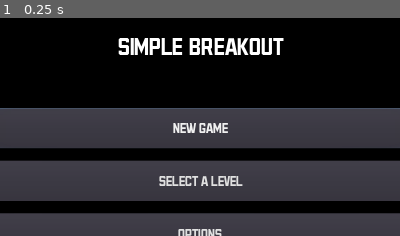
Above: before the commit, frame 1.
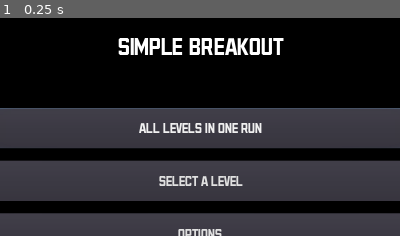
Above: after the commit, the same moment.

Repository: AlixBarreaux/simple-breakout
Game: Godot game, scene res://Scenes/GUI/MainMenu.tscn
Same seed, same stepped clock (60 frames per second), same inputs: the game is played once before the commit and once after it.
Inputs:
- Up to frame 1 (0.25 s): no input
The pictures show only the part of the screen within x 25-75%, y 0-50%; the shares and areas given below are measured in that part.

The runs differ from the first frame. In frame 1, 1.0% of the frame differs, in the area x 34-66%, y 48-53%.

Commit message:
Modify the LevelSelectionMenu and the LevelSelectionButton. Also modify a lot of minor things.

Diff:
--- a/Scenes/GUI/LevelSelectionButton.tscn
+++ b/Scenes/GUI/LevelSelectionButton.tscn
@@ -20,35 +20,15 @@
 "_editor_description_": ""
 }
 
-[node name="VBoxContainer" type="VBoxContainer" parent="."]
+[node name="NameLabel" type="Label" parent="."]
+self_modulate = Color( 0.0901961, 0.0901961, 0.0901961, 1 )
 anchor_right = 1.0
 anchor_bottom = 1.0
-margin_top = 40.0
-margin_right = -1361.0
-margin_bottom = -705.0
-custom_constants/separation = 40
-alignment = 1
+align = 1
+valign = 1
 __meta__ = {
 "_edit_use_anchors_": false,
 "_editor_description_": ""
 }
 
-[node name="NameLabel" type="Label" parent="VBoxContainer"]
-self_modulate = Color( 0.0901961, 0.0901961, 0.0901961, 1 )
-margin_bottom = 14.0
-align = 1
-valign = 1
-__meta__ = {
-"_editor_description_": ""
-}
-
-[node name="PreviewImage" type="TextureRect" parent="VBoxContainer"]
-margin_top = 54.0
-margin_bottom = 54.0
-size_flags_horizontal = 3
-size_flags_vertical = 3
-__meta__ = {
-"_editor_description_": ""
-}
-
 [connection signal="pressed" from="." to="." method="_on_LevelSelectionButton_pressed"]
--- a/Scenes/GUI/LevelSelectionMenu.tscn
+++ b/Scenes/GUI/LevelSelectionMenu.tscn
@@ -1,9 +1,8 @@
-[gd_scene load_steps=7 format=2]
+[gd_scene load_steps=6 format=2]
 
 [ext_resource path="res://Resources/Fonts/Dynamic_Fonts_Data/legend_dynamicfontdata.tres" type="DynamicFontData" id=1]
 [ext_resource path="res://Scenes/GUI/LevelSelectionButton.tscn" type="PackedScene" id=2]
 [ext_resource path="res://Resources/Themes/main_theme.tres" type="Theme" id=3]
-[ext_resource path="res://Miscellaneous/game_icon.png" type="Texture" id=4]
 [ext_resource path="res://Scripts/GUI/level_selection_menu.gd" type="Script" id=6]
 
 [sub_resource type="DynamicFont" id=1]
@@ -43,25 +42,151 @@
 "_editor_description_": ""
 }
 
-[node name="LevelSelectionButton" parent="ColorRect" instance=ExtResource( 2 )]
-margin_left = 40.2596
-margin_right = 659.26
+[node name="ScrollContainer" type="ScrollContainer" parent="ColorRect"]
+anchor_left = 0.5
+anchor_top = 0.5
+anchor_right = 0.5
+anchor_bottom = 0.5
+margin_left = -664.0
+margin_top = -307.0
+margin_right = 664.0
+margin_bottom = 307.0
+scroll_horizontal_enabled = false
+__meta__ = {
+"_edit_use_anchors_": false
+}
+
+[node name="VBoxContainer" type="VBoxContainer" parent="ColorRect/ScrollContainer"]
+margin_right = 1328.0
+margin_bottom = 614.0
+size_flags_horizontal = 3
+size_flags_vertical = 3
+custom_constants/separation = 70
+alignment = 1
+__meta__ = {
+"_edit_use_anchors_": false
+}
+
+[node name="HBoxContainer" type="HBoxContainer" parent="ColorRect/ScrollContainer/VBoxContainer"]
+margin_right = 1328.0
+margin_bottom = 158.0
+size_flags_horizontal = 3
+size_flags_vertical = 3
+custom_constants/separation = 50
+__meta__ = {
+"_edit_use_anchors_": false,
+"_editor_description_": ""
+}
+
+[node name="LevelSelectionButton" parent="ColorRect/ScrollContainer/VBoxContainer/HBoxContainer" instance=ExtResource( 2 )]
+margin_top = 0.0
+margin_right = 409.0
+margin_bottom = 158.0
+size_flags_horizontal = 3
+size_flags_vertical = 3
 level_name = "Level Test"
-preview_image_stream_texture = ExtResource( 4 )
-level_to_load_path = "res://Scenes/Levels/LevelTest.tscn"
-
-[node name="LevelSelectionButton2" parent="ColorRect" instance=ExtResource( 2 )]
-margin_left = 690.77
-margin_right = 1309.77
+level_to_load_path = "res://Scenes/Levels/LevelTest.tscn"
+
+[node name="LevelSelectionButton2" parent="ColorRect/ScrollContainer/VBoxContainer/HBoxContainer" instance=ExtResource( 2 )]
+margin_left = 459.0
+margin_top = 0.0
+margin_right = 868.0
+margin_bottom = 158.0
+size_flags_horizontal = 3
+size_flags_vertical = 3
 level_name = "First Steps"
-preview_image_stream_texture = ExtResource( 4 )
 level_to_load_path = "res://Scenes/Levels/Level1.tscn"
 
-[node name="LevelSelectionButton3" parent="ColorRect" instance=ExtResource( 2 )]
-margin_left = 1334.92
-margin_right = 1953.92
+[node name="LevelSelectionButton3" parent="ColorRect/ScrollContainer/VBoxContainer/HBoxContainer" instance=ExtResource( 2 )]
+margin_left = 918.0
+margin_top = 0.0
+margin_right = 1328.0
+margin_bottom = 158.0
+size_flags_horizontal = 3
+size_flags_vertical = 3
 level_name = "Level 2"
-preview_image_stream_texture = ExtResource( 4 )
+level_to_load_path = "res://Scenes/Levels/LevelTest.tscn"
+
+[node name="HBoxContainer2" type="HBoxContainer" parent="ColorRect/ScrollContainer/VBoxContainer"]
+margin_top = 228.0
+margin_right = 1328.0
+margin_bottom = 386.0
+size_flags_horizontal = 3
+size_flags_vertical = 3
+custom_constants/separation = 50
+__meta__ = {
+"_edit_use_anchors_": false,
+"_editor_description_": ""
+}
+
+[node name="LevelSelectionButton" parent="ColorRect/ScrollContainer/VBoxContainer/HBoxContainer2" instance=ExtResource( 2 )]
+margin_top = 0.0
+margin_right = 409.0
+margin_bottom = 158.0
+size_flags_horizontal = 3
+size_flags_vertical = 3
+level_name = "Level Test"
+level_to_load_path = "res://Scenes/Levels/LevelTest.tscn"
+
+[node name="LevelSelectionButton2" parent="ColorRect/ScrollContainer/VBoxContainer/HBoxContainer2" instance=ExtResource( 2 )]
+margin_left = 459.0
+margin_top = 0.0
+margin_right = 868.0
+margin_bottom = 158.0
+size_flags_horizontal = 3
+size_flags_vertical = 3
+level_name = "First Steps"
+level_to_load_path = "res://Scenes/Levels/Level1.tscn"
+
+[node name="LevelSelectionButton3" parent="ColorRect/ScrollContainer/VBoxContainer/HBoxContainer2" instance=ExtResource( 2 )]
+margin_left = 918.0
+margin_top = 0.0
+margin_right = 1328.0
+margin_bottom = 158.0
+size_flags_horizontal = 3
+size_flags_vertical = 3
+level_name = "Level 2"
+level_to_load_path = "res://Scenes/Levels/LevelTest.tscn"
+
+[node name="HBoxContainer3" type="HBoxContainer" parent="ColorRect/ScrollContainer/VBoxContainer"]
+margin_top = 456.0
+margin_right = 1328.0
+margin_bottom = 614.0
+size_flags_horizontal = 3
+size_flags_vertical = 3
+custom_constants/separation = 50
+__meta__ = {
+"_edit_use_anchors_": false,
+"_editor_description_": ""
+}
+
+[node name="LevelSelectionButton" parent="ColorRect/ScrollContainer/VBoxContainer/HBoxContainer3" instance=ExtResource( 2 )]
+margin_top = 0.0
+margin_right = 409.0
+margin_bottom = 158.0
+size_flags_horizontal = 3
+size_flags_vertical = 3
+level_name = "Level Test"
+level_to_load_path = "res://Scenes/Levels/LevelTest.tscn"
+
+[node name="LevelSelectionButton2" parent="ColorRect/ScrollContainer/VBoxContainer/HBoxContainer3" instance=ExtResource( 2 )]
+margin_left = 459.0
+margin_top = 0.0
+margin_right = 868.0
+margin_bottom = 158.0
+size_flags_horizontal = 3
+size_flags_vertical = 3
+level_name = "First Steps"
+level_to_load_path = "res://Scenes/Levels/Level1.tscn"
+
+[node name="LevelSelectionButton3" parent="ColorRect/ScrollContainer/VBoxContainer/HBoxContainer3" instance=ExtResource( 2 )]
+margin_left = 918.0
+margin_top = 0.0
+margin_right = 1328.0
+margin_bottom = 158.0
+size_flags_horizontal = 3
+size_flags_vertical = 3
+level_name = "Level 2"
 level_to_load_path = "res://Scenes/Levels/LevelTest.tscn"
 
 [node name="BackButton" type="Button" parent="."]
--- a/Scenes/GUI/MainMenu.tscn
+++ b/Scenes/GUI/MainMenu.tscn
@@ -70,7 +70,7 @@
 size_flags_horizontal = 3
 size_flags_vertical = 3
 custom_fonts/font = ExtResource( 1 )
-text = "new game"
+text = "all levels in one run"
 
 [node name="SelectLevelButton" type="Button" parent="ColorRect/ButtonsContainer"]
 margin_top = 130.0
--- a/Scenes/Levels/Level.tscn
+++ b/Scenes/Levels/Level.tscn
@@ -86,8 +86,6 @@
 "_edit_use_anchors_": false
 }
 
-[node name="Music" type="AudioStreamPlayer" parent="."]
-
 [connection signal="timeout" from="LevelTransitionTimer" to="." method="_on_LevelTransitionTimer_timeout"]
 
 [editable path="Balls"]
--- a/Scenes/Levels/Level1.tscn
+++ b/Scenes/Levels/Level1.tscn
@@ -1,8 +1,7 @@
-[gd_scene load_steps=4 format=2]
+[gd_scene load_steps=3 format=2]
 
 [ext_resource path="res://Scenes/Levels/Level.tscn" type="PackedScene" id=1]
 [ext_resource path="res://Scenes/Bricks/Brick.tscn" type="PackedScene" id=2]
-[ext_resource path="res://Assets/Sound/Music/chiptune_roller_derby.ogg" type="AudioStream" id=5]
 
 [node name="Level1" instance=ExtResource( 1 )]
 next_level_to_load_path = "res://Scenes/Levels/Level2.tscn"
@@ -57,10 +56,6 @@
 [node name="CollisionPolygon2D" parent="Bricks/TriangleBrick20" index="1"]
 polygon = PoolVector2Array( 90, 0, 0, 60, 72.03, 60, 180, 60 )
 
-[node name="Music" parent="." index="6"]
-stream = ExtResource( 5 )
-autoplay = true
-
 [editable path="Bricks/TriangleBrick19"]
 [editable path="Bricks/TriangleBrick20"]
 [editable path="Balls"]
--- a/Scenes/Levels/Level3.tscn
+++ b/Scenes/Levels/Level3.tscn
@@ -143,22 +143,6 @@
 [node name="CollisionPolygon2D" parent="Bricks/BrickHealth" index="2"]
 polygon = PoolVector2Array( 90, 0, 0, 60, 72.03, 60, 180, 60 )
 
-[connection signal="health_decreased" from="Bricks/BrickInvisible2/HealthManager" to="Bricks/BrickInvisible2/InvisibilityManager" method="_on_HealthManager_health_decreased"]
-[connection signal="health_decreased" from="Bricks/BrickInvisible3/HealthManager" to="Bricks/BrickInvisible3/InvisibilityManager" method="_on_HealthManager_health_decreased"]
-[connection signal="health_decreased" from="Bricks/BrickInvisible4/HealthManager" to="Bricks/BrickInvisible4/InvisibilityManager" method="_on_HealthManager_health_decreased"]
-[connection signal="health_decreased" from="Bricks/BrickInvisible5/HealthManager" to="Bricks/BrickInvisible5/InvisibilityManager" method="_on_HealthManager_health_decreased"]
-[connection signal="health_decreased" from="Bricks/BrickInvisible6/HealthManager" to="Bricks/BrickInvisible6/InvisibilityManager" method="_on_HealthManager_health_decreased"]
-[connection signal="health_decreased" from="Bricks/BrickInvisible7/HealthManager" to="Bricks/BrickInvisible7/InvisibilityManager" method="_on_HealthManager_health_decreased"]
-[connection signal="health_decreased" from="Bricks/BrickInvisible9/HealthManager" to="Bricks/BrickInvisible9/InvisibilityManager" method="_on_HealthManager_health_decreased"]
-[connection signal="health_decreased" from="Bricks/BrickInvisible10/HealthManager" to="Bricks/BrickInvisible10/InvisibilityManager" method="_on_HealthManager_health_decreased"]
-[connection signal="health_decreased" from="Bricks/BrickInvisible11/HealthManager" to="Bricks/BrickInvisible11/InvisibilityManager" method="_on_HealthManager_health_decreased"]
-[connection signal="health_decreased" from="Bricks/BrickInvisible12/HealthManager" to="Bricks/BrickInvisible12/InvisibilityManager" method="_on_HealthManager_health_decreased"]
-[connection signal="health_decreased" from="Bricks/BrickInvisible14/HealthManager" to="Bricks/BrickInvisible14/InvisibilityManager" method="_on_HealthManager_health_decreased"]
-[connection signal="health_decreased" from="Bricks/BrickInvisible15/HealthManager" to="Bricks/BrickInvisible15/InvisibilityManager" method="_on_HealthManager_health_decreased"]
-[connection signal="health_decreased" from="Bricks/BrickInvisible16/HealthManager" to="Bricks/BrickInvisible16/InvisibilityManager" method="_on_HealthManager_health_decreased"]
-[connection signal="health_decreased" from="Bricks/BrickInvisible13/HealthManager" to="Bricks/BrickInvisible13/InvisibilityManager" method="_on_HealthManager_health_decreased"]
-[connection signal="health_decreased" from="Bricks/BrickInvisible8/HealthManager" to="Bricks/BrickInvisible8/InvisibilityManager" method="_on_HealthManager_health_decreased"]
-
 [editable path="Bricks/Brick11"]
 [editable path="Bricks/Brick13"]
 [editable path="Bricks/Brick12"]
--- a/Scenes/Levels/Level4.tscn
+++ b/Scenes/Levels/Level4.tscn
@@ -93,8 +93,6 @@
 [node name="BrickHealth24" parent="Bricks" index="24" instance=ExtResource( 3 )]
 position = Vector2( 510, 570 )
 
-[connection signal="health_decreased" from="Bricks/BrickInvisible/HealthManager" to="Bricks/BrickInvisible/InvisibilityManager" method="_on_HealthManager_health_decreased"]
-
 [editable path="Bricks/BrickInvisible"]
 [editable path="Bricks/BrickHealth"]
 [editable path="Bricks/BrickHealth2"]
--- a/Scenes/Levels/Level7.tscn
+++ b/Scenes/Levels/Level7.tscn
@@ -131,7 +131,7 @@
 position = Vector2( -240, 400 )
 
 [node name="Position2D" parent="Bricks/BrickTeleporting2/TeleportingManager/TeleportLocations" index="0"]
-position = Vector2( 320, 800 )
+position = Vector2( 320, 200 )
 
 [node name="Position2D2" parent="Bricks/BrickTeleporting2/TeleportingManager/TeleportLocations" index="1"]
 position = Vector2( 1600, 560 )
--- a/Scenes/Levels/LevelTest.tscn
+++ b/Scenes/Levels/LevelTest.tscn
@@ -1,8 +1,7 @@
-[gd_scene load_steps=6 format=2]
+[gd_scene load_steps=5 format=2]
 
 [ext_resource path="res://Scenes/Levels/Level.tscn" type="PackedScene" id=1]
 [ext_resource path="res://Scenes/Bricks/Brick.tscn" type="PackedScene" id=2]
-[ext_resource path="res://Scenes/Bricks/BrickTeleporting.tscn" type="PackedScene" id=3]
 
 [sub_resource type="RectangleShape2D" id=1]
 extents = Vector2( 928.202, 78.0024 )
@@ -26,27 +25,6 @@
 [node name="Brick2" parent="Bricks" index="0" instance=ExtResource( 2 )]
 position = Vector2( 960, 740 )
 
-[node name="BrickTeleporting" parent="Bricks" index="1" groups=[
-"bricks",
-] instance=ExtResource( 3 )]
-position = Vector2( 80, 80 )
-
-[node name="HealthManager" parent="Bricks/BrickTeleporting" index="0"]
-current_health = 5
-max_health = 5
-
-[node name="Polygon2D" parent="Bricks/BrickTeleporting" index="1"]
-polygon = PoolVector2Array( 0, 0, 0, 60, 180, 60, 180, 0 )
-
-[node name="TeleportingManager" parent="Bricks/BrickTeleporting" index="3"]
-teleport_randomly = false
-
-[node name="Position2D" parent="Bricks/BrickTeleporting/TeleportingManager/TeleportLocations" index="0"]
-position = Vector2( 80, 80 )
-
-[node name="Position2D2" parent="Bricks/BrickTeleporting/TeleportingManager/TeleportLocations" index="1"]
-position = Vector2( 1680, 80 )
-
 [node name="Floor" type="StaticBody2D" parent="Terrain" index="1"]
 position = Vector2( 2070, 1030 )
 rotation = 1.57079
@@ -66,6 +44,4 @@
 [node name="Ball" parent="Balls" index="0"]
 position = Vector2( 1000, 870 )
 
-[editable path="Bricks/BrickTeleporting"]
-[editable path="Bricks/BrickTeleporting/TeleportingManager"]
 [editable path="Balls"]
--- a/Scripts/GUI/level_selection_button.gd
+++ b/Scripts/GUI/level_selection_button.gd
@@ -5,17 +5,14 @@
 # ----------------------------- DECLARE VARIABLES ------------------------------
 
 
-#export var level_to_load: PackedScene = null
 export var level_name: String = ""
-export var preview_image_stream_texture: StreamTexture = null
 
 
 var game_scene_path: String = "res://Scenes/Game.tscn"
 export var level_to_load_path: String = ""
 
 
-onready var name_label: Label = $VBoxContainer/NameLabel
-onready var preview_image: TextureRect = $VBoxContainer/PreviewImage
+onready var name_label: Label = $NameLabel
 
 
 # ---------------------------------- RUN CODE ----------------------------------
@@ -32,8 +29,6 @@
 func _initialize_asserts() -> void:
 #	# The Level Name must be provided in the inspector!
 	assert(self.level_name != "")
-#	# A preview Image must be provided in the inspector!
-	assert(self.preview_image_stream_texture != null)
 
 
 	# The Button's text will be set by the script.
@@ -43,15 +38,8 @@
 	assert(self.level_to_load_path != "")
 
 
-
-
-
 func _initialize() -> void:
 	self.name_label.text = self.level_name
-	self.preview_image.texture = self.preview_image_stream_texture
-
-
-
 
 
 func _on_LevelSelectionButton_pressed() -> void:
@@ -59,16 +47,12 @@
 #	error_code = self.get_tree().change_scene_to(self.level_to_load)
 
 
-
-
-	# TEST
-	# DISABLE LIVES
+	# Disable lives
 	Global.set_enable_lives(false)
 
 	error_code = self.get_tree().change_scene(self.game_scene_path)
 	Global.set_level_to_load_path(self.level_to_load_path)
 	Global.set_load_next_level(true)
-	# END TEST
 
 
 
@@ -81,7 +65,3 @@
 #	else:
 #		printerr("(!) ERROR: In level_selection_button.gd")
 #		printerr("(!) Unkown error!")
-
-
-#func load_level(scene_path: String) -> void:
-#	self.get_tree().change_scene("res://Scenes/Main.tscn")
--- a/Scripts/GUI/level_selection_menu.gd
+++ b/Scripts/GUI/level_selection_menu.gd
@@ -4,7 +4,7 @@
 
 # ----------------------------- DECLARE VARIABLES ------------------------------
 
-onready var first_button_to_focus: Button = $ColorRect/LevelSelectionButton
+onready var first_button_to_focus: Button = $ColorRect/ScrollContainer/VBoxContainer/HBoxContainer/LevelSelectionButton
 onready var back_button_pressed: Button = $BackButton
 
 
@@ -17,9 +17,9 @@
 
 func _on_LevelSelectionMenu_visibility_changed() -> void:
 	if self.visible:
-		$ColorRect/LevelSelectionButton.grab_focus()
+		$ColorRect/ScrollContainer/VBoxContainer/HBoxContainer/LevelSelectionButton.grab_focus()
 
 
 func _on_BackButton_pressed() -> void:
-	$ColorRect/LevelSelectionButton.release_focus()
+	$ColorRect/ScrollContainer/VBoxContainer/HBoxContainer/LevelSelectionButton.release_focus()
 	self.hide()
--- a/Scripts/GUI/sound_control_menu.gd
+++ b/Scripts/GUI/sound_control_menu.gd
@@ -12,6 +12,7 @@
 
 
 # ---------------------------------- RUN CODE ----------------------------------
+
 
 func _ready() -> void:
 	self._initialize_asserts()
--- a/Scripts/GUI/volume_controller.gd
+++ b/Scripts/GUI/volume_controller.gd
@@ -13,6 +13,7 @@
 onready var audio_bus_index: int = AudioServer.get_bus_index(self.audio_bus_name)
 
 # ---------------------------------- RUN CODE ----------------------------------
+
 
 func _ready() -> void:
 #	self._initialize_asserts()
--- a/Scripts/ball.gd
+++ b/Scripts/ball.gd
@@ -20,8 +20,6 @@
 
 # ---------------------------------- RUN CODE ----------------------------------
 
-
-
 func _ready() -> void:
 	# Prevent the ball from moving until the player
 	# Presses launch_ball key
@@ -38,13 +36,13 @@
 
 	var collision: KinematicCollision2D = self.move_and_collide(self.velocity * delta * self.current_speed)
 	if collision:
-		# TEST
+
 		if collision.collider is Paddle:
 			self.direction = get_bounce_direction(collision)
 			self.direction.bounce(collision.normal)
 #			var reflect = collision.remainder.bounce(collision.normal)
 		else:
-		# END TEST
+
 			self.direction = self.direction.bounce(collision.normal)
 #			var reflect = collision.remainder.bounce(collision.normal)
 #			reflect = self.move_and_collide(reflect)
@@ -102,8 +100,6 @@
 	self.set_global_position(self.spawn_position)
 
 
-
-# TEST
 func _enable() -> void:
 	print(self.name + " _enable() !")
 	self.set_physics_process(true)
@@ -113,7 +109,6 @@
 
 
 func _disable() -> void:
-	print(self.name + " _disable() !")
 	self.set_physics_process(false)
 	self.collision_shape_2D.disabled = true
 	set_process_unhandled_key_input(false)
@@ -125,5 +120,3 @@
 	self.collision_shape_2D.disabled = false
 	set_process_unhandled_key_input(true)
 	self.show()
-
-# END TEST
--- a/Scripts/level.gd
+++ b/Scripts/level.gd
@@ -9,6 +9,7 @@
 # (If launched from NewGame into the MainMenu)
 export var next_level_to_load_path: String = ""
 onready var next_level_to_load = load(next_level_to_load_path)
+
 
 # Menu to load when the level is finished
 # (If launched from LevelSelectionMenu)
--- a/Scripts/paddle.gd
+++ b/Scripts/paddle.gd
@@ -7,6 +7,10 @@
 export var current_speed: int = 1200
 
 var velocity: Vector2 = Vector2(0.0, 0.0)
+
+
+# Node References
+onready var collision_shape_2d: CollisionShape2D = $CollisionShape2D
 
 # TEST
 onready var paddle_width: int = $CollisionShape2D.shape.get_extents().x setget , get_paddle_width
@@ -29,6 +33,28 @@
 
 # ------------------------------ DECLARE FUNCTIONS -----------------------------
 
+
+func _ready() -> void:
+	self._initialize_signals()
+
+
+func _initialize_signals() -> void:
+	Events.connect("player_defeated", self, "_disable")
+
+
+func _disable() -> void:
+	collision_shape_2d.disabled = false
+	self.set_physics_process(false)
+	self.hide()
+
+
+func _enable() -> void:
+	collision_shape_2d.disabled = true
+	self.set_physics_process(true)
+	self.show()
+
+
+# NOT REQUIRED?
 # TEST
 func get_paddle_width() -> int:
 	return paddle_width
--- /dev/null
+++ b/Singletons/MusicPlayer.tscn
@@ -0,0 +1,12 @@
+[gd_scene load_steps=5 format=2]
+
+[ext_resource path="res://Singletons/music_player.gd" type="Script" id=1]
+[ext_resource path="res://Assets/Sound/Music/chiptune_roller_derby.ogg" type="AudioStream" id=2]
+[ext_resource path="res://Assets/Sound/Music/8_Bit_Retro_Funk_-david_renda.ogg" type="AudioStream" id=3]
+[ext_resource path="res://Assets/Sound/Music/retro_platforming_-_david_fesliyan.ogg" type="AudioStream" id=4]
+
+[node name="MusicPlayer" type="AudioStreamPlayer"]
+script = ExtResource( 1 )
+music_list_to_play = [ ExtResource( 3 ), ExtResource( 2 ), ExtResource( 4 ) ]
+
+[connection signal="finished" from="." to="." method="_on_MusicPlayer_finished"]
--- /dev/null
+++ b/Singletons/music_player.gd
@@ -0,0 +1,48 @@
+# MusicPlayer Singleton
+extends AudioStreamPlayer
+
+
+# ----------------------------- DECLARE VARIABLES ------------------------------
+
+export var music_list_to_play: Array = []
+
+var current_track_index: int = -1
+
+# ---------------------------------- RUN CODE ----------------------------------
+
+func _ready() -> void:
+	self._initialize_asserts()
+	self.stream = music_list_to_play[1]
+
+# ------------------------------ DECLARE FUNCTIONS -----------------------------
+
+func _initialize_asserts() -> void:
+	assert(music_list_to_play != [])
+
+	for element in music_list_to_play:
+		assert(element is AudioStreamOGGVorbis)
+
+
+func _initialize() -> void:
+	pass
+
+
+func start() -> void:
+	pass
+
+
+func stop() -> void:
+	pass
+
+
+func _on_MusicPlayer_finished() -> void:
+	self.play_next_track()
+
+
+func play_next_track() -> void:
+	self.current_track_index += 1
+	if self.current_track_index > music_list_to_play.size() - 1:
+		self.current_track = 0
+
+	self.stream = music_list_to_play[current_track_index]
+	self.play()
--- a/project.godot
+++ b/project.godot
@@ -213,9 +213,10 @@
 
 [autoload]
 
-Events="*res://Singletons/events.gd"
 Settings="*res://Singletons/settings.gd"
 Global="*res://Singletons/global.gd"
+Events="*res://Singletons/events.gd"
+MusicPlayer="*res://Singletons/MusicPlayer.tscn"
 
 [display]
 
Binary file changed: Translations/de/Menus/menus_de.mo
Not shown, changed: Translations/de/Menus/menus_de.po
Binary file changed: Translations/fr/Menus/menus_fr.mo
Not shown, changed: Translations/fr/Menus/menus_fr.po
Not shown, changed: Translations/menus.pot
